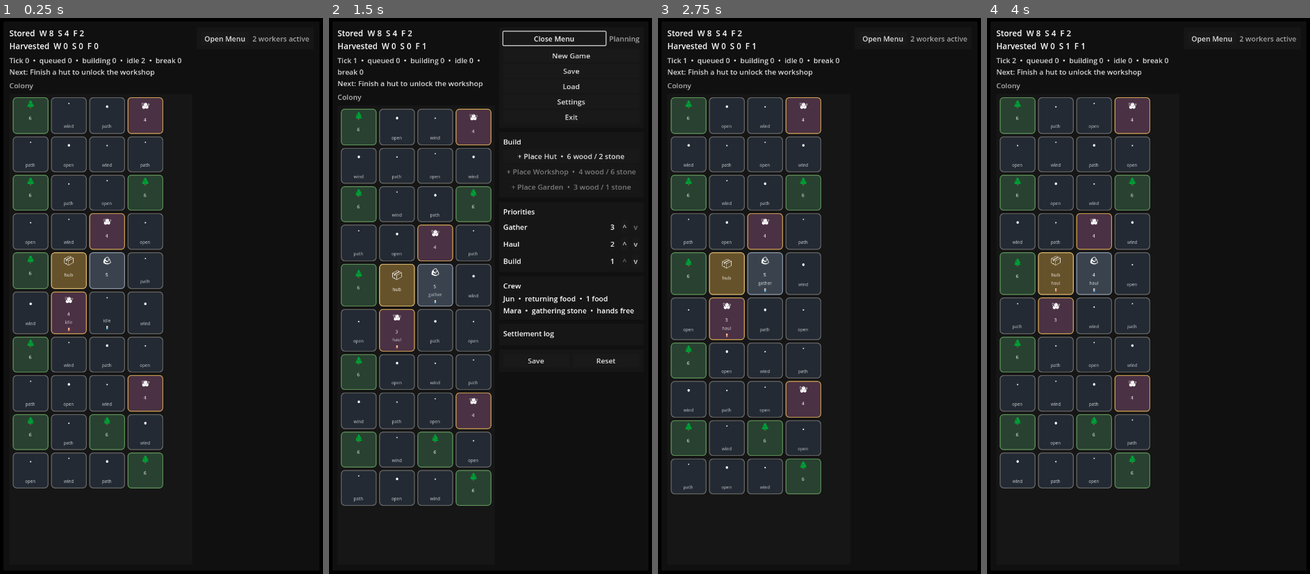
Above: before the commit, frames 1-4 (left to right).
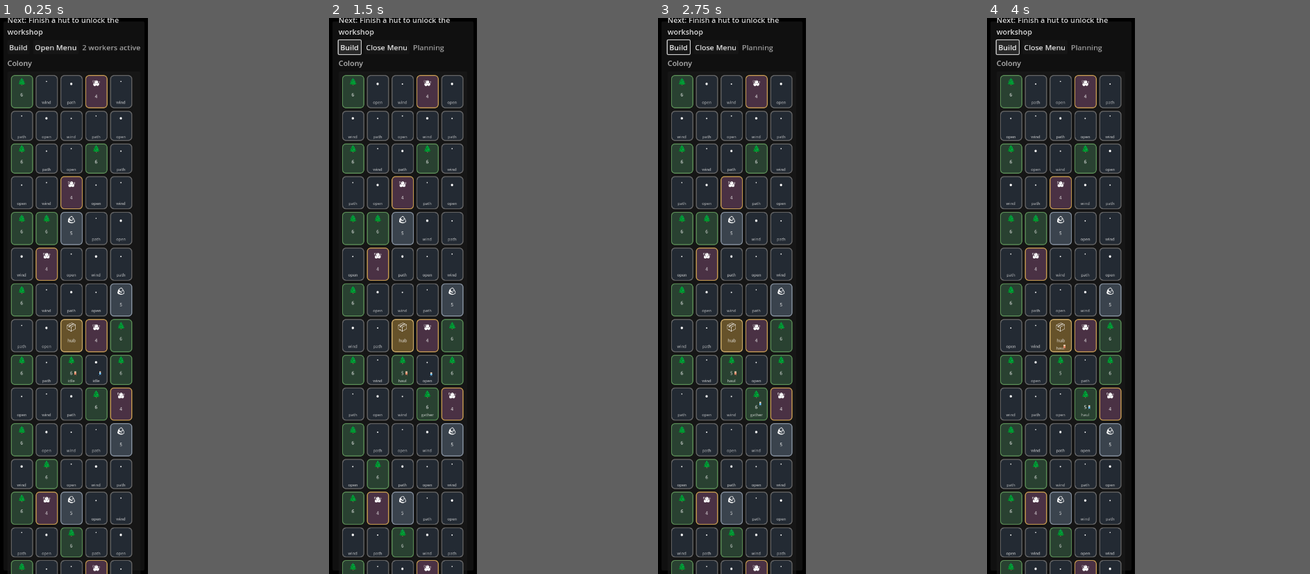
Above: after the commit, the same moments.

Repository: misospace/windowstead
Game: Godot game, scene res://scenes/main.tscn
Two runs of this game, one before a commit and one after it. Both use one fixed random seed, a clock stepped at 60 frames per second and the inputs below.
Inputs (mouse positions are in pixels of both pictures, inside the frame that each line leads up to):
- Up to frame 1 (0.25 s): no input
- Up to frame 2 (1.5 s): click "Open Menu" at 0.5 s; click (374, 45) at 1.25 s, where only the run after the commit has a clickable "Build"
- Up to frame 3 (2.75 s): click (900, 73) at 2 s, where only the run before the commit has a clickable "Save"
- Up to frame 4 (4 s): click (1032, 45) at 2.75 s, where only the run after the commit has a clickable "Build"; click (1032, 45) at 3.5 s, where only the run after the commit has a clickable "Build"
In our replay, the window is 465x800 before the commit and 213x800 after it. These sizes can differ from the game's own. Grey fills any space a smaller window leaves; there, only what the larger window draws over its background counts as a difference.

The runs differ from the first frame. In frame 1, 29% of the frame differs, in the area x 2-96%, y 0-100%; in frame 2, 29%, in the area x 2-97%, y 0-100%; in frame 3, 28%; in frame 4, 28%.

Commit message:
feat: make dock world denser and menu popup

Diff:
--- a/scenes/main.tscn
+++ b/scenes/main.tscn
@@ -67,6 +67,27 @@
 autowrap_mode = 3
 modulate = Color(1, 1, 1, 0.84)
 
+[node name="HudRow" type="HBoxContainer" parent="Backdrop/Margin/Root/Left"]
+layout_mode = 2
+theme_override_constants/separation = 8
+
+[node name="BuildModeButton" type="Button" parent="Backdrop/Margin/Root/Left/HudRow"]
+unique_name_in_owner = true
+layout_mode = 2
+text = "Build"
+
+[node name="HudMenuButton" type="Button" parent="Backdrop/Margin/Root/Left/HudRow"]
+unique_name_in_owner = true
+layout_mode = 2
+text = "Menu"
+
+[node name="HudHint" type="Label" parent="Backdrop/Margin/Root/Left/HudRow"]
+unique_name_in_owner = true
+layout_mode = 2
+size_flags_horizontal = 3
+text = "2 workers active"
+modulate = Color(1, 1, 1, 0.6)
+
 [node name="ActivityLabel" type="Label" parent="Backdrop/Margin/Root/Left"]
 unique_name_in_owner = true
 layout_mode = 2
@@ -102,7 +123,17 @@
 theme_override_constants/h_separation = 6
 theme_override_constants/v_separation = 6
 
+[node name="WorldOverlay" type="Control" parent="Backdrop/Margin/Root/Left/WorldPanel/WorldMargin"]
+unique_name_in_owner = true
+layout_mode = 1
+anchors_preset = 15
+anchor_right = 1.0
+anchor_bottom = 1.0
+mouse_filter = 2
+
 [node name="SidebarScroll" type="ScrollContainer" parent="Backdrop/Margin/Root"]
+visible = false
+top_level = true
 layout_mode = 2
 custom_minimum_size = Vector2(280, 260)
 size_flags_vertical = 3
@@ -128,6 +159,7 @@
 theme_override_constants/separation = 8
 
 [node name="MenuRow" type="HBoxContainer" parent="Backdrop/Margin/Root/SidebarScroll/Right/MenuPanel/MenuMargin/MenuBox"]
+visible = false
 layout_mode = 2
 theme_override_constants/separation = 8
 
--- a/scripts/main.gd
+++ b/scripts/main.gd
@@ -1,16 +1,15 @@
 extends Control
 
-const SIDE_GRID_W := 4
-const SIDE_GRID_H := 10
-const BOTTOM_GRID_W := 10
-const BOTTOM_GRID_H := 4
-const SIDE_STOCKPILE_POS := Vector2i(1, 4)
-const BOTTOM_STOCKPILE_POS := Vector2i(4, 1)
-const TILE_SIZE := Vector2i(84, 84)
-const SIDE_DOCK_WIDTH_RATIO := 0.32
-const SIDE_DOCK_HEIGHT_RATIO := 0.9
-const BOTTOM_DOCK_WIDTH_RATIO := 0.9
-const BOTTOM_DOCK_HEIGHT_RATIO := 0.22
+const SIDE_GRID_W := 5
+const SIDE_GRID_H := 16
+const BOTTOM_GRID_W := 24
+const BOTTOM_GRID_H := 5
+const SIDE_STOCKPILE_POS := Vector2i(2, 7)
+const BOTTOM_STOCKPILE_POS := Vector2i(11, 2)
+const SIDE_DOCK_WIDTH_RATIO := 0.18
+const SIDE_DOCK_HEIGHT_RATIO := 0.88
+const BOTTOM_DOCK_WIDTH_RATIO := 0.72
+const BOTTOM_DOCK_HEIGHT_RATIO := 0.16
 const WORKER_NAMES := ["Jun", "Mara"]
 const BASE_TICK_SECONDS := 0.9
 const EVENT_INTERVAL_TICKS := 66
@@ -51,6 +50,7 @@
 }
 
 @onready var world_grid: GridContainer = %WorldGrid
+@onready var world_overlay: Control = %WorldOverlay
 @onready var resource_label: Label = %ResourceLabel
 @onready var status_label: Label = %StatusLabel
 @onready var activity_label: Label = %ActivityLabel
@@ -66,8 +66,9 @@
 @onready var gather_rank: Label = %GatherRank
 @onready var haul_rank: Label = %HaulRank
 @onready var build_rank: Label = %BuildRank
-@onready var menu_button: Button = %MenuButton
-@onready var menu_hint: Label = %MenuHint
+@onready var menu_button: Button = %HudMenuButton
+@onready var menu_hint: Label = %HudHint
+@onready var build_mode_button: Button = %BuildModeButton
 @onready var menu_actions: VBoxContainer = %MenuActions
 @onready var management_panels: VBoxContainer = %ManagementPanels
 @onready var settings_panel: PanelContainer = %SettingsPanel
@@ -89,6 +90,8 @@
 var grid_h := BOTTOM_GRID_H
 var stockpile_pos := BOTTOM_STOCKPILE_POS
 var anchor_family := "bottom"
+var tile_size := Vector2i(56, 56)
+var worker_overlay_nodes: Dictionary = {}
 
 func _ready() -> void:
 	rng.randomize()
@@ -120,9 +123,25 @@
 	apply_anchor_geometry(dock_anchor)
 	apply_anchor_layout(dock_anchor)
 	var dock_size := dock_size_for_anchor(usable_rect.size, dock_anchor)
+	update_tile_metrics(dock_size, dock_anchor)
 	DisplayServer.window_set_min_size(min_size_for_anchor(dock_anchor))
 	DisplayServer.window_set_size(dock_size)
 	DisplayServer.window_set_position(dock_position_for_anchor(usable_rect, dock_size, dock_anchor))
+
+func update_tile_metrics(dock_size: Vector2i, dock_anchor: String) -> void:
+	var gap := 6
+	if dock_anchor == "bottom":
+		var available_width := dock_size.x - 48
+		var available_height := dock_size.y - 110
+		var tile_px: int = min(int((available_width - gap * (grid_w - 1)) / grid_w), int((available_height - gap * (grid_h - 1)) / grid_h))
+		tile_px = clampi(tile_px, 40, 80)
+		tile_size = Vector2i(tile_px, tile_px)
+	else:
+		var available_width := dock_size.x - 60
+		var available_height := dock_size.y - 120
+		var tile_px: int = min(int((available_width - gap * (grid_w - 1)) / grid_w), int((available_height - gap * (grid_h - 1)) / grid_h))
+		tile_px = clampi(tile_px, 48, 84)
+		tile_size = Vector2i(tile_px, tile_px)
 
 func apply_anchor_geometry(dock_anchor: String) -> void:
 	anchor_family = "bottom" if dock_anchor == "bottom" else "side"
@@ -140,29 +159,39 @@
 	root_box.vertical = is_bottom
 	left_column.size_flags_horizontal = 3
 	left_column.size_flags_vertical = 3
-	world_panel.custom_minimum_size = Vector2(0, 0) if is_bottom else Vector2(360, 0)
-	sidebar_scroll.custom_minimum_size = Vector2(0, 110) if is_bottom else Vector2(220, 220)
-	sidebar_scroll.size_flags_horizontal = 3 if is_bottom else 0
-	sidebar_scroll.size_flags_vertical = 0 if is_bottom else 3
-	world_grid.custom_minimum_size = Vector2(0, 180) if is_bottom else Vector2(0, 840)
+	world_panel.custom_minimum_size = Vector2(0, 0)
+	sidebar_scroll.custom_minimum_size = Vector2(260, 260) if is_bottom else Vector2(240, 320)
+	world_grid.custom_minimum_size = Vector2(0, 220) if is_bottom else Vector2(0, 900)
 	if world_grid:
 		world_grid.columns = grid_w
+	position_popup_panel(dock_anchor)
+
+func position_popup_panel(dock_anchor: String) -> void:
+	var backdrop_size: Vector2 = get_node("Backdrop").size
+	var popup_size: Vector2 = sidebar_scroll.custom_minimum_size
+	if dock_anchor == "bottom":
+		sidebar_scroll.position = Vector2(backdrop_size.x - popup_size.x - 16, 16)
+	else:
+		sidebar_scroll.position = Vector2(16, 16)
+	if dock_anchor == "right":
+		sidebar_scroll.position.x = max(16.0, backdrop_size.x - popup_size.x - 16)
+	sidebar_scroll.size = popup_size
 
 func dock_size_for_anchor(screen_size: Vector2i, dock_anchor: String) -> Vector2i:
 	if dock_anchor == "bottom":
 		return Vector2i(
-			max(920, int(screen_size.x * BOTTOM_DOCK_WIDTH_RATIO)),
-			max(420, int(screen_size.y * BOTTOM_DOCK_HEIGHT_RATIO))
+			max(1200, int(screen_size.x * BOTTOM_DOCK_WIDTH_RATIO)),
+			max(280, int(screen_size.y * BOTTOM_DOCK_HEIGHT_RATIO))
 		)
 	return Vector2i(
-		max(760, int(screen_size.x * SIDE_DOCK_WIDTH_RATIO)),
-		max(1000, int(screen_size.y * SIDE_DOCK_HEIGHT_RATIO))
+		max(340, int(screen_size.x * SIDE_DOCK_WIDTH_RATIO)),
+		max(900, int(screen_size.y * SIDE_DOCK_HEIGHT_RATIO))
 	)
 
 func min_size_for_anchor(dock_anchor: String) -> Vector2i:
 	if dock_anchor == "bottom":
-		return Vector2i(820, 360)
-	return Vector2i(720, 1000)
+		return Vector2i(1100, 260)
+	return Vector2i(320, 820)
 
 func dock_position_for_anchor(usable_rect: Rect2i, dock_size: Vector2i, dock_anchor: String) -> Vector2i:
 	if dock_anchor == "left":
@@ -192,7 +221,7 @@
 	for i in grid_w * grid_h:
 		var tile_index := i
 		var tile_panel := PanelContainer.new()
-		tile_panel.custom_minimum_size = TILE_SIZE
+		tile_panel.custom_minimum_size = tile_size
 		tile_panel.mouse_filter = Control.MOUSE_FILTER_STOP
 		world_grid.add_child(tile_panel)
 		tile_panel.mouse_entered.connect(func() -> void:
@@ -219,18 +248,18 @@
 
 		var icon_label := Label.new()
 		icon_label.horizontal_alignment = HORIZONTAL_ALIGNMENT_CENTER
-		icon_label.add_theme_font_size_override("font_size", 22)
+		icon_label.add_theme_font_size_override("font_size", 24 if anchor_family == "bottom" else 20)
 		box.add_child(icon_label)
 
 		var amount_label := Label.new()
 		amount_label.horizontal_alignment = HORIZONTAL_ALIGNMENT_CENTER
-		amount_label.add_theme_font_size_override("font_size", 11)
+		amount_label.add_theme_font_size_override("font_size", 12 if anchor_family == "bottom" else 10)
 		amount_label.modulate = Color(1, 1, 1, 0.72)
 		box.add_child(amount_label)
 
 		var progress_label := Label.new()
 		progress_label.horizontal_alignment = HORIZONTAL_ALIGNMENT_CENTER
-		progress_label.add_theme_font_size_override("font_size", 10)
+		progress_label.add_theme_font_size_override("font_size", 11 if anchor_family == "bottom" else 9)
 		progress_label.modulate = Color(1, 1, 1, 0.58)
 		box.add_child(progress_label)
 
@@ -254,7 +283,8 @@
 			row.pressed.connect(func() -> void: begin_build_placement(String(row.get_meta("kind"))))
 	%SaveButton.pressed.connect(save_game)
 	%ResetButton.pressed.connect(start_new_game)
-	%MenuButton.pressed.connect(toggle_menu)
+	menu_button.pressed.connect(toggle_menu)
+	build_mode_button.pressed.connect(open_build_popup)
 	%NewGameButton.pressed.connect(start_new_game)
 	%SaveGameButton.pressed.connect(save_game)
 	%LoadGameButton.pressed.connect(load_saved_game)
@@ -301,6 +331,7 @@
 		state.workers.append({
 			"name": WORKER_NAMES[i],
 			"pos": vec_to_data(stockpile_pos + Vector2i(i, 1)),
+			"prev_pos": vec_to_data(stockpile_pos + Vector2i(i, 1)),
 			"carrying": {},
 			"task": {},
 			"break_ticks": 0,
@@ -348,7 +379,8 @@
 			return "right"
 
 func toggle_menu() -> void:
-	var is_open := not menu_actions.visible
+	var is_open := not sidebar_scroll.visible
+	sidebar_scroll.visible = is_open
 	menu_actions.visible = is_open
 	management_panels.visible = is_open
 	if not is_open:
@@ -357,7 +389,18 @@
 		world_label.text = "Colony"
 	update_menu_button_text()
 
+func open_build_popup() -> void:
+	if not pending_build_kind.is_empty():
+		cancel_build_placement()
+		return
+	sidebar_scroll.visible = true
+	menu_actions.visible = true
+	management_panels.visible = true
+	settings_panel.visible = false
+	update_menu_button_text()
+
 func open_settings() -> void:
+	sidebar_scroll.visible = true
 	menu_actions.visible = true
 	management_panels.visible = true
 	settings_panel.visible = true
@@ -372,6 +415,7 @@
 	bootstrap_state()
 	push_event("Settlement reset. Nobody remembers the paperwork.")
 	menu_actions.visible = false
+	sidebar_scroll.visible = false
 	management_panels.visible = false
 	close_settings()
 	update_menu_button_text()
@@ -381,6 +425,7 @@
 	persist()
 	push_event("Game saved. Tiny bureaucracy, handled.")
 	menu_actions.visible = false
+	sidebar_scroll.visible = false
 	management_panels.visible = false
 	close_settings()
 	update_menu_button_text()
@@ -402,6 +447,7 @@
 	apply_priority_order()
 	push_event("Save loaded. Tiny lives resume their routines.")
 	menu_actions.visible = false
+	sidebar_scroll.visible = false
 	management_panels.visible = false
 	close_settings()
 	update_menu_button_text()
@@ -444,12 +490,13 @@
 			tick_speed_value.text = "Fast"
 
 func update_menu_button_text() -> void:
-	if menu_actions.visible or settings_panel.visible:
+	if sidebar_scroll.visible:
 		menu_button.text = "Close Menu"
 		menu_hint.text = "Planning" if pending_build_kind.is_empty() else "Place %s" % cap(pending_build_kind)
 	else:
 		menu_button.text = "Open Menu"
 		menu_hint.text = "%d workers active" % active_worker_count()
+	build_mode_button.text = "Cancel Build" if not pending_build_kind.is_empty() else "Build"
 
 func active_worker_count() -> int:
 	var active := 0
@@ -546,6 +593,7 @@
 	state.tick = tick
 	maybe_fire_event()
 	for worker in state.workers:
+		worker.prev_pos = worker.get("pos", vec_to_data(stockpile_pos))
 		if int(worker.get("break_ticks", 0)) > 0:
 			worker.break_ticks = int(worker.break_ticks) - 1
 			if int(worker.break_ticks) <= 0:
@@ -558,6 +606,9 @@
 	persist()
 	state.workers = state.workers
 	render_all()
+
+func _process(_delta: float) -> void:
+	render_worker_overlay()
 
 func choose_task(worker: Dictionary) -> Dictionary:
 	for kind in priority_order:
@@ -798,6 +849,7 @@
 
 func render_all() -> void:
 	render_world()
+	render_worker_overlay()
 	render_sidebar()
 	render_build_buttons()
 
@@ -817,7 +869,43 @@
 			icon_label.text = tile_icon(tile, pos)
 			amount_label.text = tile_amount_text(tile, pos)
 			progress_label.text = tile_progress_text(tile, pos)
-			render_worker_sprites(worker_row, workers_at_pos(pos))
+			worker_row.visible = false
+
+func render_worker_overlay() -> void:
+	if tile_views.is_empty():
+		return
+	for child in world_overlay.get_children():
+		child.visible = false
+	var progress := 1.0
+	if tick_timer and tick_timer.wait_time > 0.0:
+		progress = clampf(1.0 - (tick_timer.time_left / tick_timer.wait_time), 0.0, 1.0)
+	for worker in state.get("workers", []):
+		var name := String(worker.get("name", "worker"))
+		var sprite: TextureRect
+		if worker_overlay_nodes.has(name):
+			sprite = worker_overlay_nodes[name]
+		else:
+			sprite = TextureRect.new()
+			sprite.custom_minimum_size = Vector2(22, 28)
+			sprite.expand_mode = TextureRect.EXPAND_IGNORE_SIZE
+			sprite.stretch_mode = TextureRect.STRETCH_KEEP_CENTERED
+			world_overlay.add_child(sprite)
+			worker_overlay_nodes[name] = sprite
+		sprite.visible = true
+		sprite.texture = worker_texture(name, worker_anim_frame(worker))
+		var from_pos := data_to_vec(worker.get("prev_pos", worker.get("pos", vec_to_data(stockpile_pos))))
+		var to_pos := data_to_vec(worker.get("pos", vec_to_data(stockpile_pos)))
+		var from_center := tile_center(from_pos)
+		var to_center := tile_center(to_pos)
+		var draw_pos := from_center.lerp(to_center, progress)
+		sprite.position = draw_pos - sprite.custom_minimum_size * 0.5
+
+func tile_center(pos: Vector2i) -> Vector2:
+	var index := pos.y * grid_w + pos.x
+	if index < 0 or index >= tile_views.size():
+		return Vector2.ZERO
+	var panel: Control = tile_views[index].panel
+	return world_grid.position + panel.position + panel.size * 0.5
 
 func hovered_tile_pos() -> Vector2i:
 	if hover_tile_index < 0:
